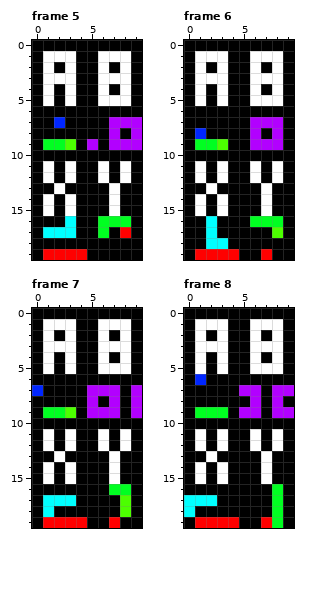
Two states of a pixel-art file, python/pi_only/select_sprite/select.ase. This is how it looked before the edit.
10x20 pixels, 100 frames. Shown: frame 5, frame 6, frame 7, frame 8. The commit also changed other frames, which this record leaves out.
After:
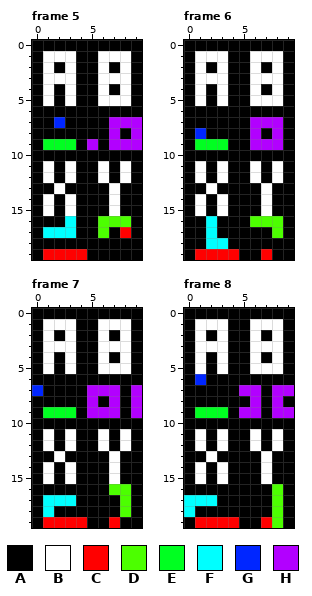
Palette (. is transparent): A #000000  B #ffffff  C #ff0000  D #4cff00  E #00ff21  F #00ffff  G #0026ff  H #b200ff
Commit message: corrected select sprites and changed framerate
What changed:
Changed rows in their new state; - is an unchanged pixel.
Frame 5, layers "snake", "Pong":
first column x 3:
 9 E
first column x 6:
16 DDD
17 D--
Frame 6, layers "snake", "Pong":
first column x 3:
 9 E
first column x 6:
16 DDD
Frame 7, layers "snake", "Pong":
first column x 3:
 9 E
first column x 7:
16 DD
Frame 8, layer "snake":
first column x 8:
16 D
17 D
18 D
19 D
